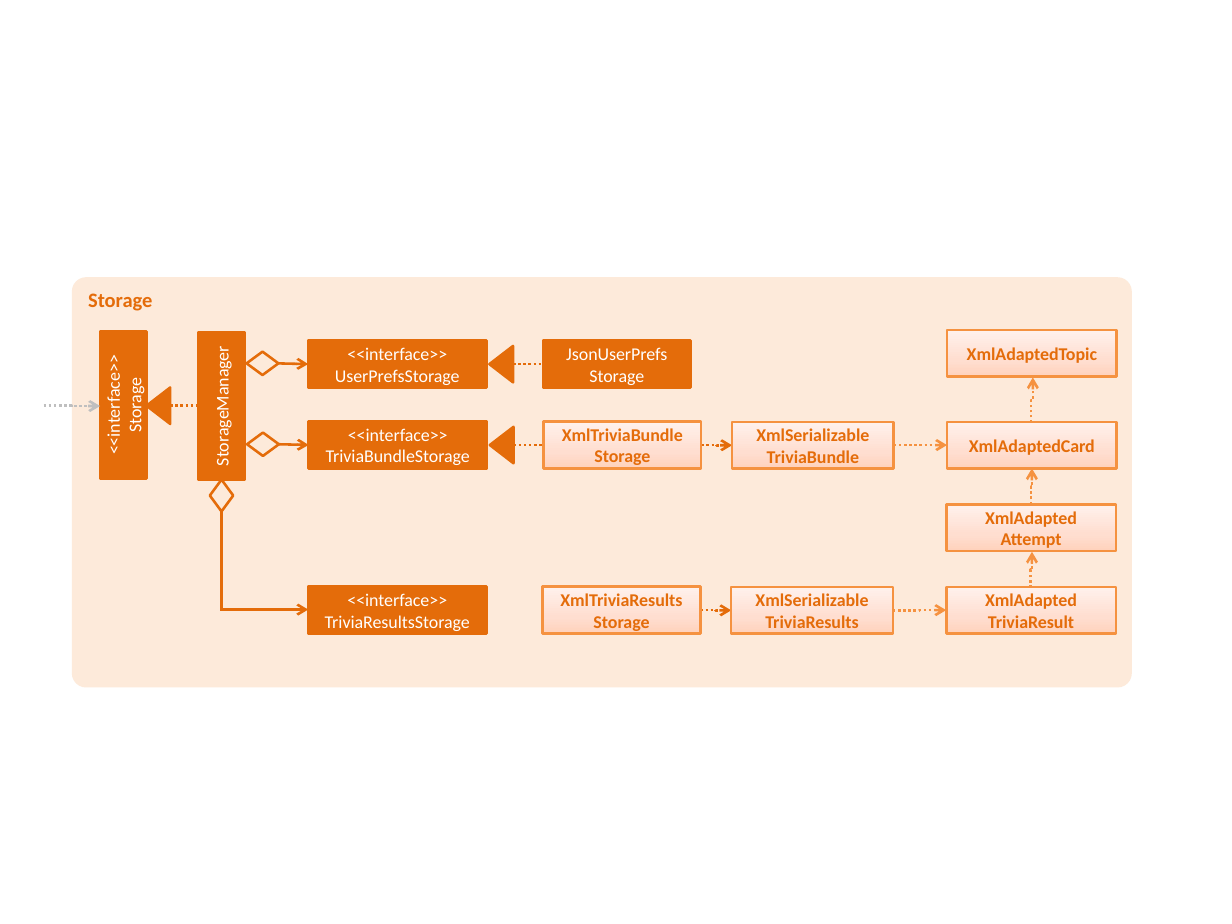
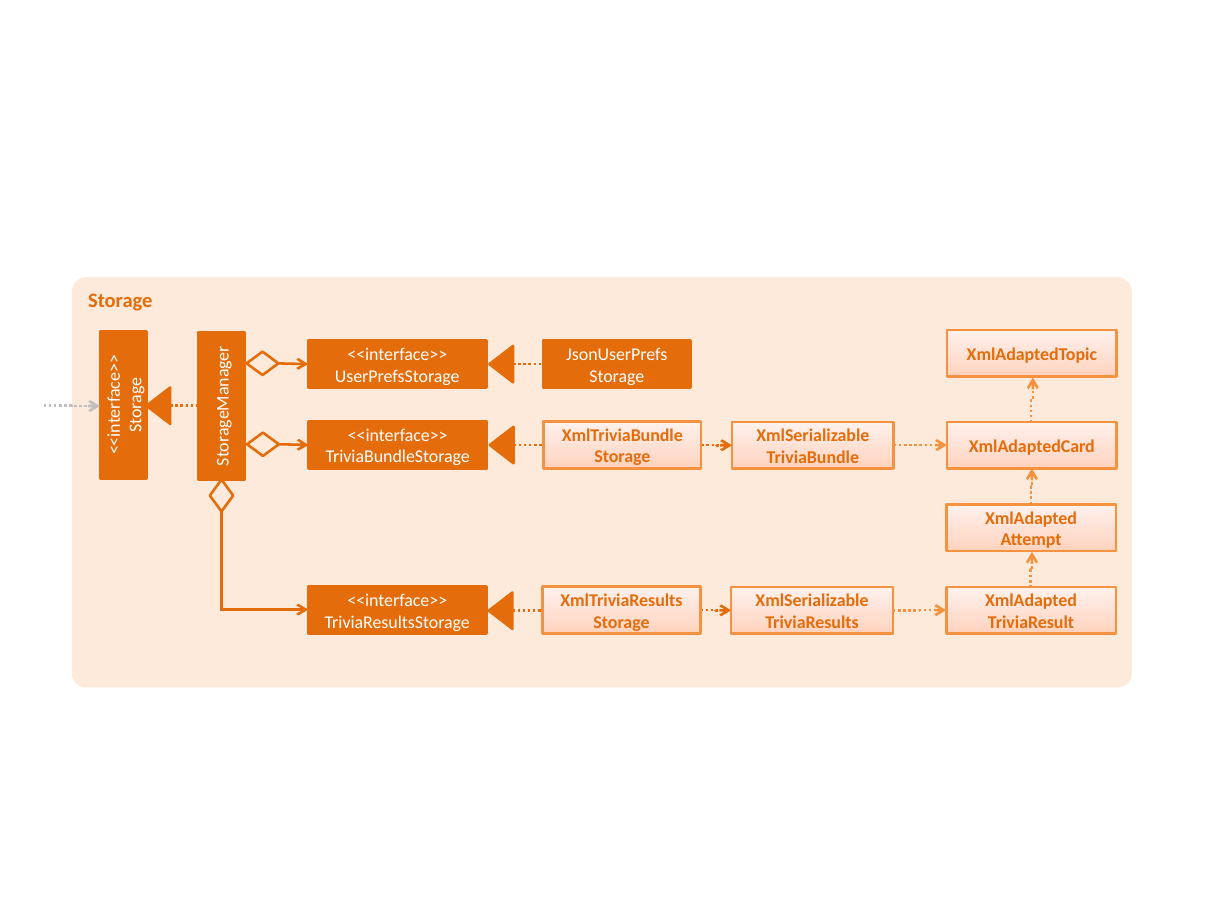
Before and after one commit to shaniceabigail/3VIA, a slide deck: slide 1 of docs/diagrams/StorageComponentClassDiagram.pptx. Drawn at 1232x924 pixels with LibreOffice and Linux fonts; fonts in the diff are those of the drawing. Boxes give left, top, right and bottom in pixels: in the first picture for what was removed or moved away, otherwise in the second. Text is boxed around its words. In the diff, an @@ line names an element or a change of style, - is before the commit and + after.

```diff
--- a/docs/diagrams/StorageComponentClassDiagram.pptx
+++ b/docs/diagrams/StorageComponentClassDiagram.pptx
@@ triangle added at (490,592,513,629), fill #E46C0A, outline #E46C0A 1.5 pt @@
@@ elbow line added from (513, 611) to (542, 611), #E46C0A 1.5 pt dashed @@
```
Also in this commit, not shown: 1 other file.
